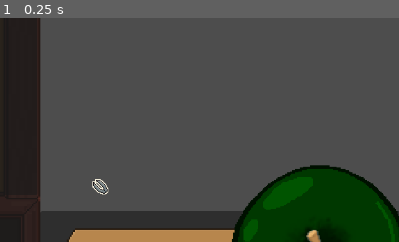
Above: before the commit, frame 1.
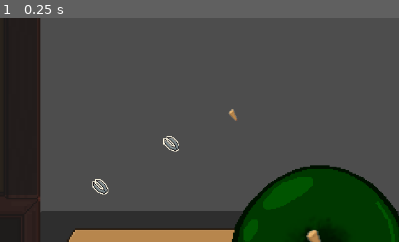
Above: after the commit, the same moment.

Repository: brekkiee/Dungeonologist
Game: Godot game, scene res://Scenes/home.tscn
The game is run twice, just before and just after one commit, with the same random seed, the same clock (stepped at 60 frames per second) and the same inputs. The engine's default icon, where the game draws it, is replaced by a stand-in: a white triangle on a blue panel in a dark square.
Inputs:
- Up to frame 1 (0.25 s): no input
The pictures show only the part of the screen within x 20-70%, y 18-68%; the shares and areas given below are measured in that part.

The runs differ from the first frame. In frame 1, 0.2% of the frame differs, in the area x 40-60%, y 40-60%.

Commit message:
More Inventory Functionality
- added the ability to drag and drop items from the inventory
- fixed a bug with only the first slot of the inventory being filled

Diff:
--- a/Scenes/home.tscn
+++ b/Scenes/home.tscn
@@ -8,6 +8,7 @@
 [ext_resource type="PackedScene" uid="uid://dwl8ctvkevob0" path="res://Scenes/splinter.tscn" id="6_ww02q"]
 [ext_resource type="PackedScene" uid="uid://3lp1p85apmv3" path="res://Scenes/item.tscn" id="7_26d88"]
 [ext_resource type="Texture2D" uid="uid://qxcsfuhsrm5x" path="res://Assets/Sprites/tweezers.png" id="8_m8y3o"]
+[ext_resource type="Texture2D" uid="uid://besft1shxtnb2" path="res://Assets/Sprites/splinter.png" id="9_baauo"]
 
 [node name="Home" type="Node2D"]
 
@@ -49,6 +50,20 @@
 item_type = "Tool"
 item_effect = "N/A"
 
+[node name="Item2" parent="." instance=ExtResource("7_26d88")]
+position = Vector2(475, 300)
+item_texture = ExtResource("8_m8y3o")
+item_name = "Tweezers"
+item_type = "Tool"
+item_effect = "N/A"
+
+[node name="Item3" parent="." instance=ExtResource("7_26d88")]
+position = Vector2(564, 259)
+item_texture = ExtResource("9_baauo")
+item_name = "Snack"
+item_type = "Food"
+item_effect = "N/A"
+
 [connection signal="area_entered" from="ToolBox/MagnifyingGlass" to="ToolBox/MagnifyingGlass" method="_on_area_entered"]
 [connection signal="area_exited" from="ToolBox/MagnifyingGlass" to="ToolBox/MagnifyingGlass" method="_on_area_exited"]
 [connection signal="area_entered" from="ToolBox/Tweezers" to="ToolBox/Tweezers" method="_on_area_entered"]
--- a/Scenes/new_UI.tscn
+++ b/Scenes/new_UI.tscn
@@ -158,7 +158,7 @@
 size_flags_horizontal = 3
 theme_override_constants/h_separation = 10
 theme_override_constants/v_separation = 10
-columns = 5
+columns = 4
 
 [node name="Panel" type="Panel" parent="AspectRatioContainer/HBoxContainer/Chat&Inventory/VBoxContainer/MarginContainer/VBoxContainer/InventoryPanel"]
 layout_mode = 2
--- a/Scripts/inventory_slot.gd
+++ b/Scripts/inventory_slot.gd
@@ -20,6 +20,7 @@
 func _on_button_pressed():
 	if item != null:
 		print("Using " + item["name"])
+		InventoryManager.dropItem(item, get_global_mouse_position())
 		InventoryManager.removeItem(item)
 
 # shows details panel on mouse hover
--- a/Scripts/item.gd
+++ b/Scripts/item.gd
@@ -12,6 +12,7 @@
 @export var item_effect = ""
 
 var item_hovered = false
+var item_is_draggable = false
 
 func _ready():
 	# assign texture when game runs
@@ -23,8 +24,16 @@
 	if Engine.is_editor_hint():
 		item_sprite.texture = item_texture
 
-	if item_hovered && Input.is_action_just_pressed("pick_up"):
+	if item_is_draggable:
+		global_position = get_global_mouse_position() # make item follow mouse
+
+		if Input.is_action_just_pressed("pick_up"): # drop item at current position
+			global_position = get_global_mouse_position()
+			item_is_draggable = false
+
+	elif item_hovered && Input.is_action_just_pressed("pick_up"):
 		pickup_item()
+
 
 # add item to inventory
 func pickup_item():
@@ -36,8 +45,8 @@
 		"effect" : item_effect,
 		"scene_path" : scene_path,
 	}
+	print("Pick up " + item_name)
 	InventoryManager.addItem(item)
-	print("Pick up " + item_name)
 	self.queue_free() # remove from scene
 
 # picks up item when clicked on with the mouse
@@ -48,3 +57,9 @@
 func _on_mouse_exited():
 	item_hovered = false
 	print(item_name + " is not hovered")
+
+func set_item_data(data):
+	item_texture = data["texture"]
+	item_name = data["name"]
+	item_type = data["type"]
+	item_effect = data["effect"]
--- a/Singletons/InventoryManager.gd
+++ b/Singletons/InventoryManager.gd
@@ -18,13 +18,16 @@
 		if inventory[i] != null and inventory[i]["name"] == item["name"]:
 			inventory[i]["quantity"] += item["quantity"] # update quantity
 			inventoryUpdated.emit()
+			print("+" + str(item["quantity"]) + item["name"])
 			return true
 		# if identical item doesn't exist in inventory, check for an empty slot
 		elif inventory[i] == null:
 			inventory[i] = item # add item to empty inventory slot
 			inventoryUpdated.emit()
+			print("Adding " + item["name"] + " to inventory")
 			return true
-		return false # if no inventory slots available
+	print("Couldn't add item to inventory :(")
+	return false # if no inventory slots available
 
 # removes an item from the inventory
 func removeItem(item):
@@ -39,8 +42,20 @@
 
 			inventoryUpdated.emit()
 			return true
-		return false
+	return false
 
 #increases inventory size dynamically
 func increaseInventorySize():
 	inventoryUpdated.emit()
+
+func dropItem(item_data, drop_pos):
+	var item_scene = load(item_data["scene_path"])
+	var item_instance = item_scene.instantiate()
+	# pass all the item data to the new item
+	item_instance.set_item_data(item_data)
+
+	# set position and add item instance to the scene tree
+	item_instance.global_position = drop_pos
+	get_tree().current_scene.add_child(item_instance)
+	# make item draggable so the player can drop it into the scene
+	item_instance.item_is_draggable = true
Not shown: 1 places in Scenes/home.tscn that only renumber resources
